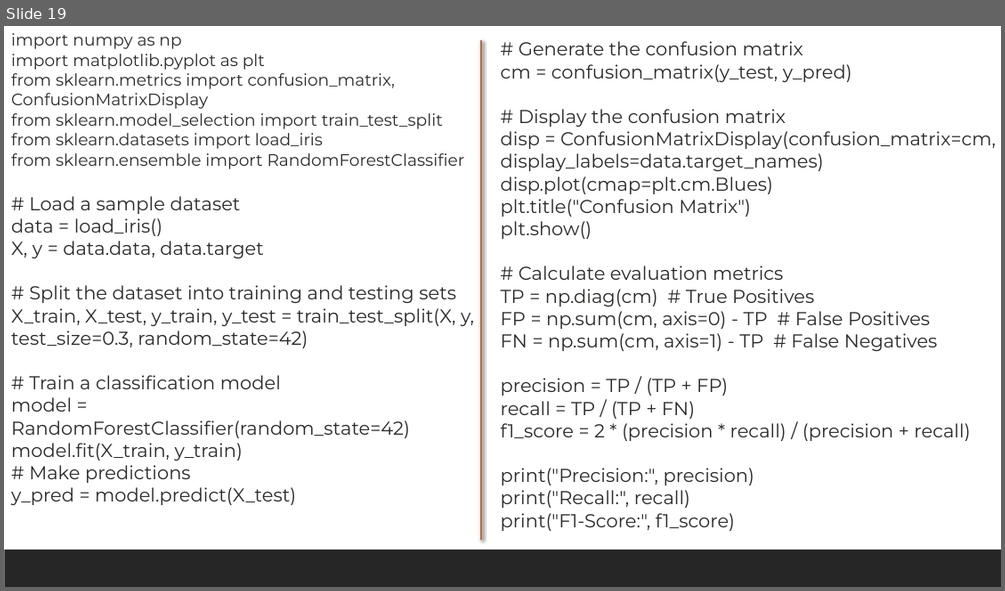
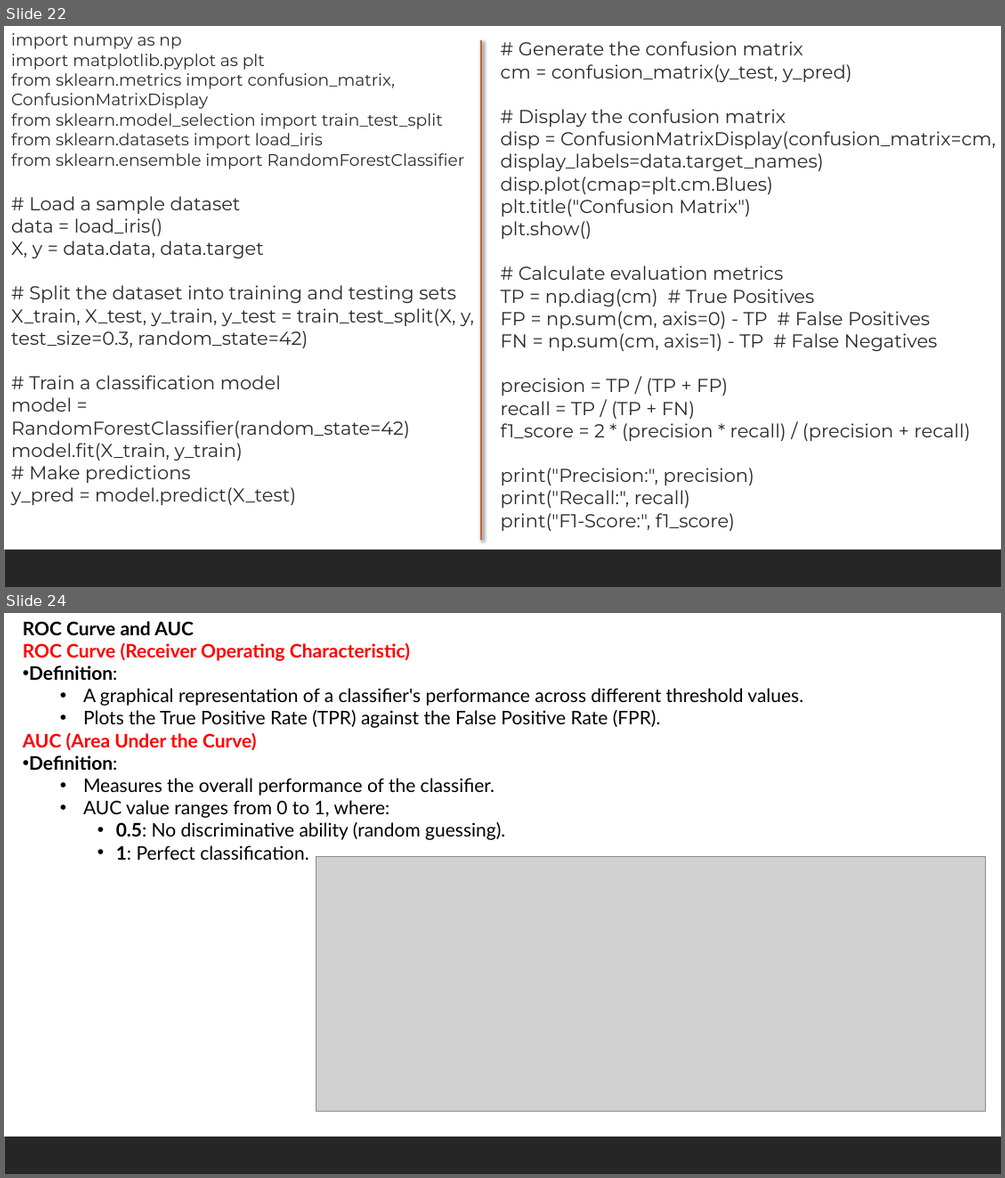
Before and after one commit to shahil04/ds_materials, a slide deck: 8.0_Machine Learning/ml_class/ml_class_notes/class_3_Logistic_regression_class.pptx. Shown one above the other, each under a label of ours: slide 19 before the commit, slides 22 and 24 after it; the slides between them are not shown. The pictures are 1005x591 and 1005x1178 pixels, drawn with LibreOffice and Linux fonts; fonts in the diff are those of the drawing; grey boxes stand for pictures. Boxes give left, top, right and bottom in pixels: in the first picture for what was removed or moved away, otherwise in the second. Text is boxed around its words. In the diff, an @@ line names an element or a change of style, - is before the commit and + after.

```diff
--- a/8.0_Machine Learning/ml_class/ml_class_notes/class_3_Logistic_regression_class.pptx
+++ b/8.0_Machine Learning/ml_class/ml_class_notes/class_3_Logistic_regression_class.pptx
@@ slide 24 added at <box>4,613,1001,1174</box>, background #FFFFFF; not listed: 1 template element that a slide beside it also shows @@
@@ text added at <box>23,621,803,860</box>, 18 pt, text #000000 @@
+ROC Curve and AUC
+ROC Curve (Receiver Operating Characteristic)
+• Definition:
+  • A graphical representation of a classifier's performance across different threshold values.
+  • Plots the True Positive Rate (TPR) against the False Positive Rate (FPR).
+AUC (Area Under the Curve)
+• Definition:
+  • Measures the overall performance of the classifier.
+  • AUC value ranges from 0 to 1, where:
+    • 0.5: No discriminative ability (random guessing).
+    • 1: Perfect classification.
@@ picture added at <box>316,857,985,1111</box> @@
@@ what was slide 19 is now slide 22 @@
```
Also in this commit, not shown: 9 slides changed, 10 other slides added, 5 slides removed, 21 other files.
